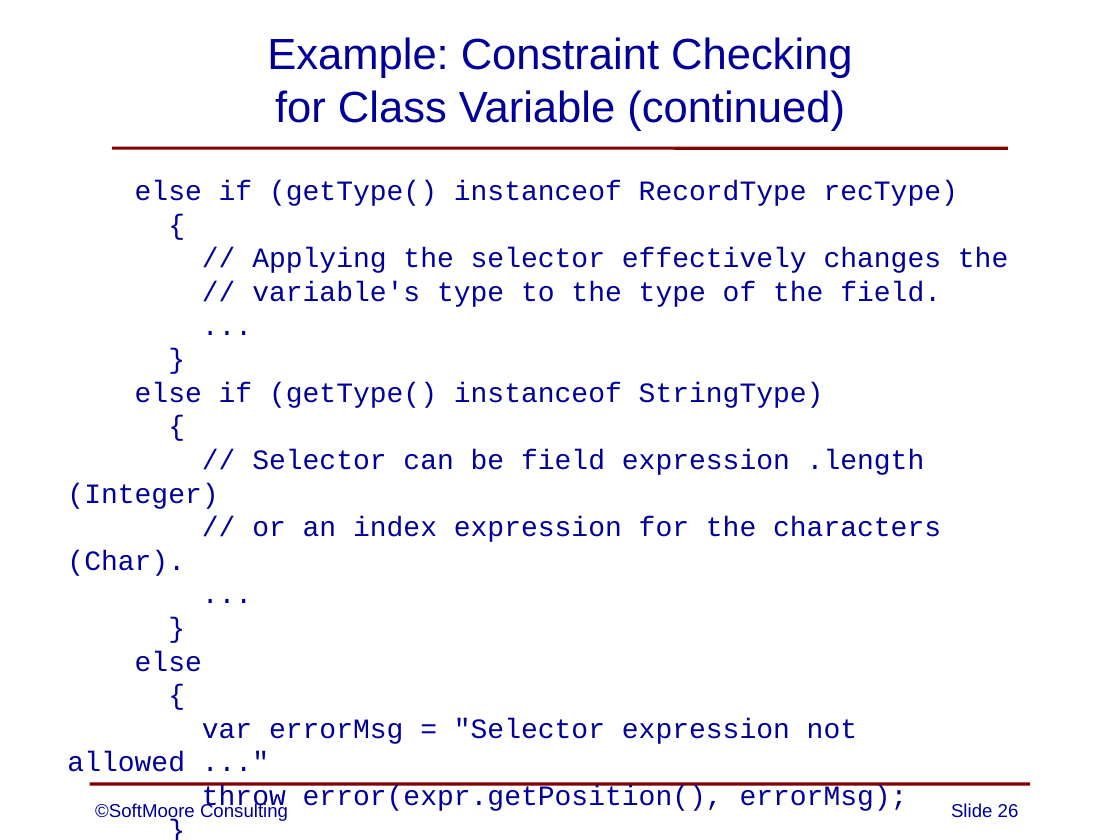
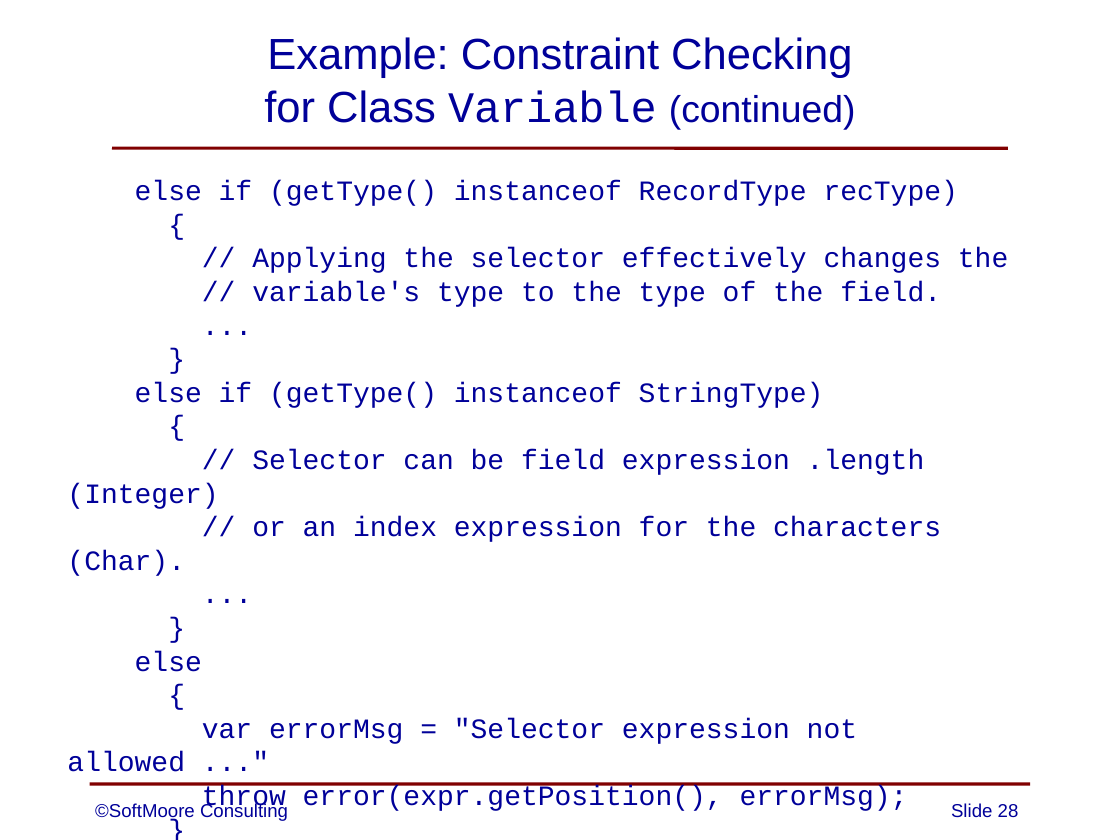
Before and after one commit to SoftMoore/CPRL-Java-3rd, a slide deck: slide 28 of PowerPoints/09 - Constraint Analysis.pptx (slide 26 before the commit). Drawn at 1120x840 pixels with LibreOffice and Linux fonts; fonts in the diff are those of the drawing. Boxes give left, top, right and bottom in pixels: in the first picture for what was removed or moved away, otherwise in the second. Text is boxed around its words. In the diff, an @@ line names an element or a change of style, - is before the commit and + after.

```diff
--- a/PowerPoints/09 - Constraint Analysis.pptx
+++ b/PowerPoints/09 - Constraint Analysis.pptx
@@ title "Example: Constraint Checking for Class ..." at bbox=[264, 37, 856, 129]: size 28 to 24 pt in "(continued)"; font Arial to Courier New in "Variable" @@
```
Also in this commit, not shown: 2 other slides changed, 2 slides added, 1 other file.
